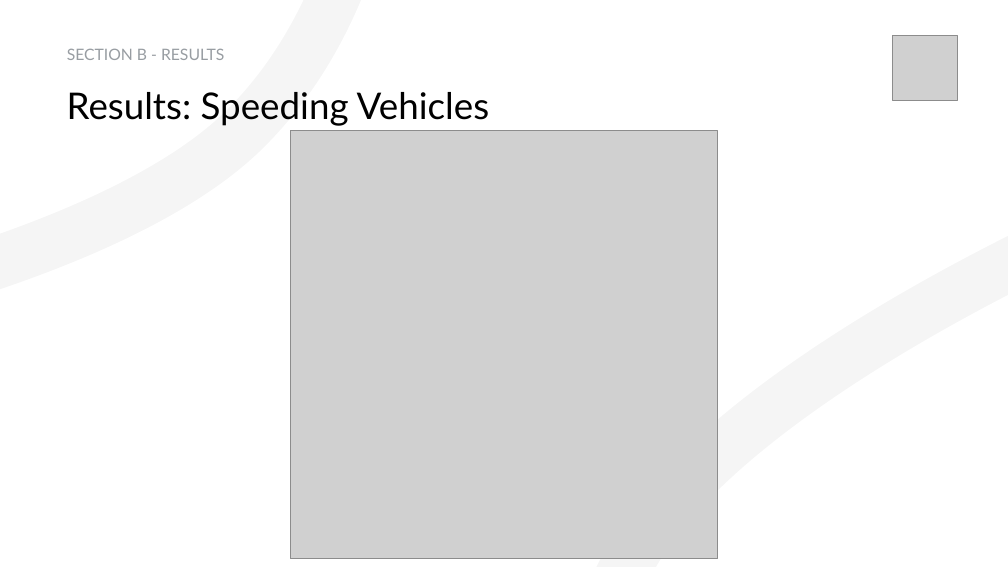
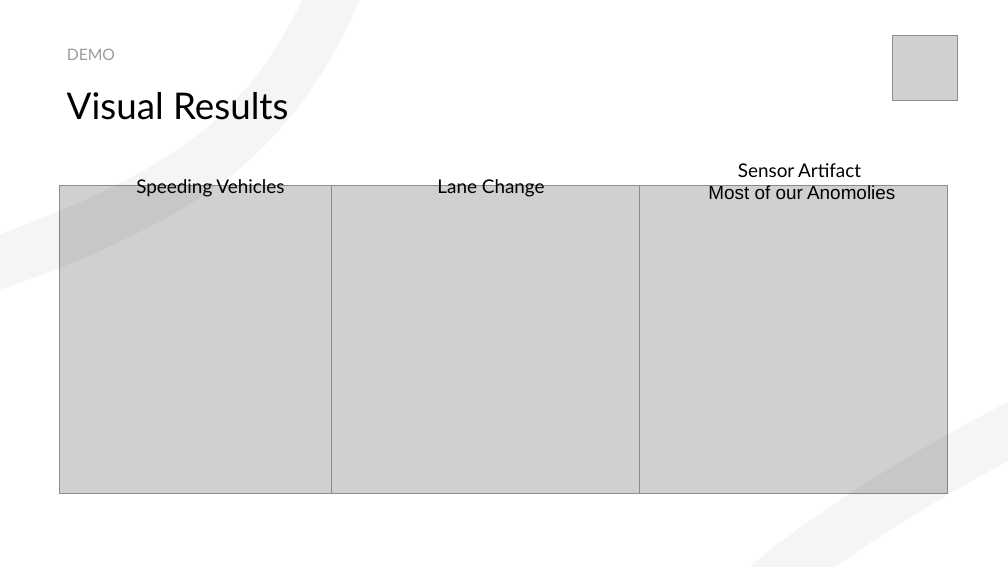
Before and after one commit to pstepanovum/womd-unsupervised-anomaly-detection, a slide deck: slide 13 of docs/presentation/Unsupervised Statistical Learning for Kinematic Anomaly Detection in Autonomous Driving Scenarios.pptx (slide 12 before the commit). Drawn at 1008x567 pixels with LibreOffice and Linux fonts; fonts in the diff are those of the drawing; grey boxes stand for pictures; background and template pictures are left out. Boxes give left, top, right and bottom in pixels: in the first picture for what was removed or moved away, otherwise in the second. Text is boxed around its words. In the diff, an @@ line names an element or a change of style, - is before the commit and + after.

```diff
--- a/docs/presentation/Unsupervised Statistical Learning for Kinematic Anomaly Detection in Autonomous Driving Scenarios.pptx
+++ b/docs/presentation/Unsupervised Statistical Learning for Kinematic Anomaly Detection in Autonomous Driving Scenarios.pptx
@@ freeform shape at (x1=0, y1=0, x2=749, y2=567): outline redrawn @@
@@ freeform shape resized from (x1=245, y1=0, x2=1008, y2=567) to (x1=270, y1=0, x2=1008, y2=567) @@
@@ title at (x1=67, y1=49, x2=115, y2=60): text changed @@
-SECTION B - RESULTS
+DEMO
@@ text at (x1=67, y1=92, x2=288, y2=120): text changed @@
-Results: Speeding Vehicles
+Visual Results
@@ text added at (x1=136, y1=177, x2=284, y2=197), 18 pt, text #000000 @@
+Speeding Vehicles
@@ text added at (x1=437, y1=177, x2=545, y2=197), 18 pt, text #000000 @@
+Lane Change
@@ text added at (x1=708, y1=163, x2=895, y2=199), 18 pt, text #000000 @@
+Sensor Artifact
+Most of our Anomolies
@@ picture resized from (x1=290, y1=131, x2=718, y2=559) to (x1=59, y1=186, x2=367, y2=494) @@
@@ picture added at (x1=332, y1=186, x2=640, y2=494) @@
@@ picture added at (x1=640, y1=186, x2=948, y2=494) @@
```
Also in this commit, not shown: 1 other slide changed, 1 slide added, 2 slides removed, 2 other files.
